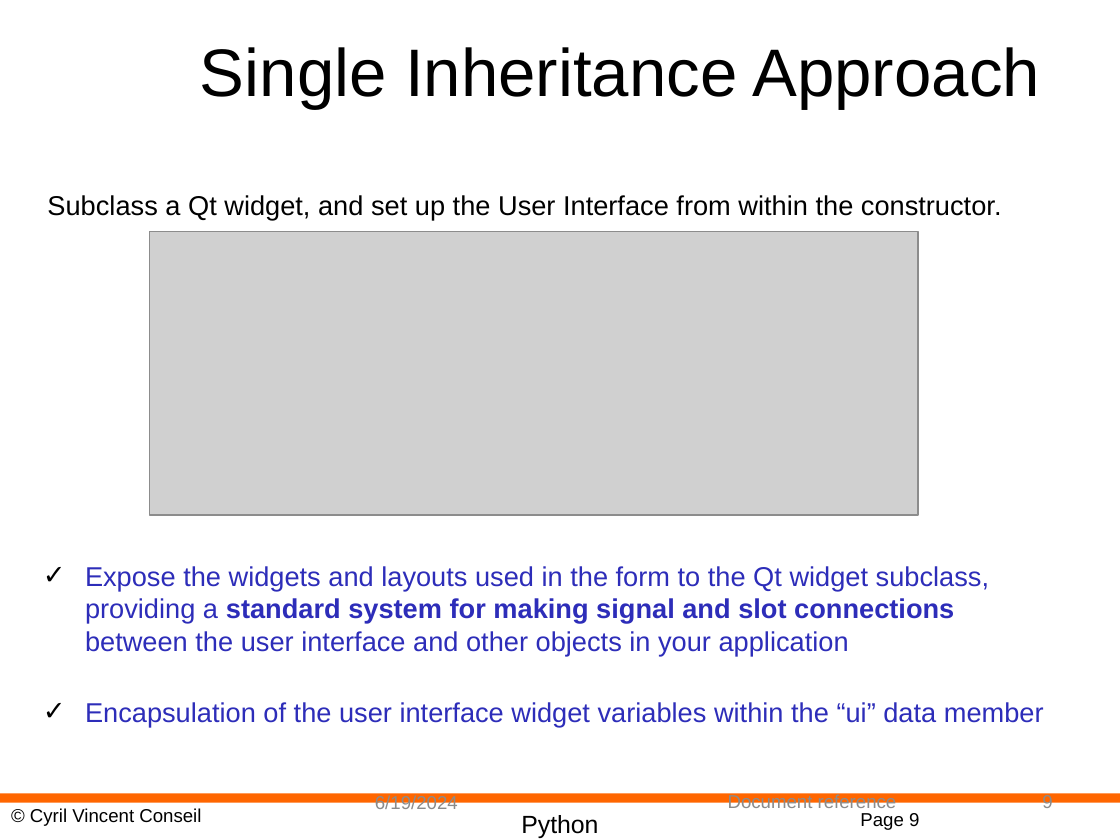
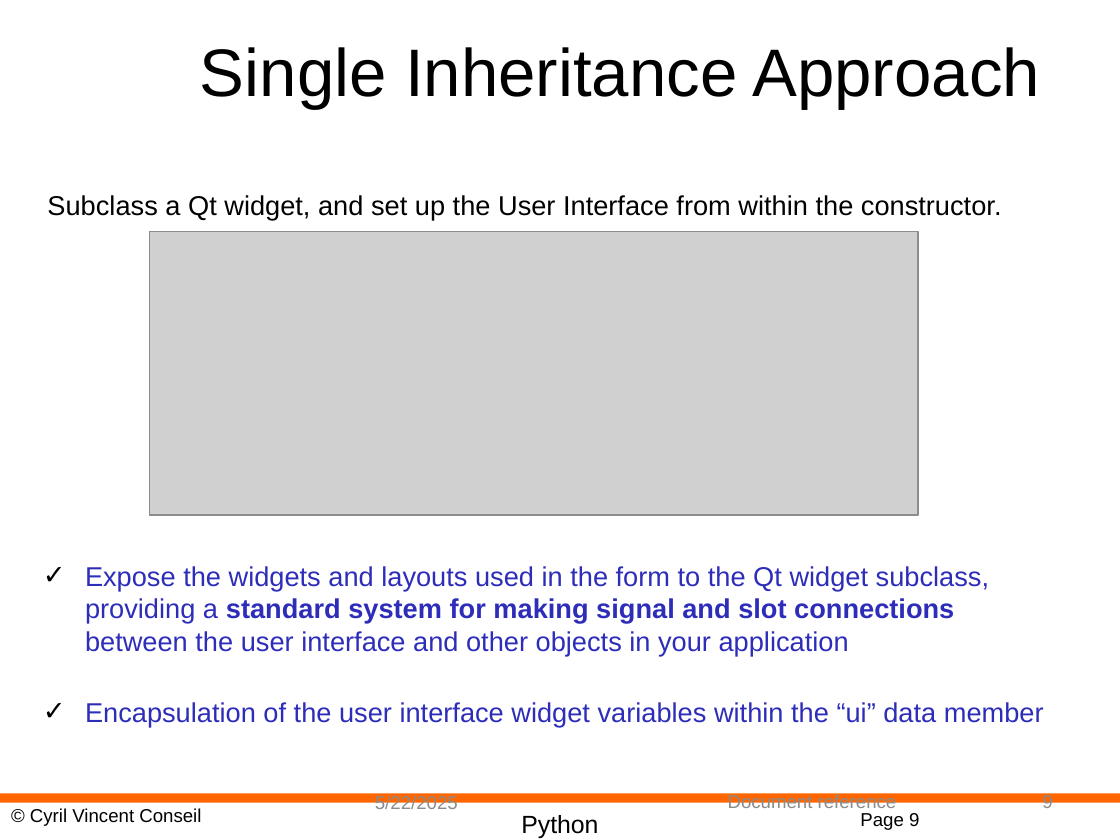
Before and after one commit to cyrilvincent/python, a slide deck: slide 9 of ppt/PyQt05-QtDesigner.pptx. Drawn at 1120x840 pixels with LibreOffice and Linux fonts; fonts in the diff are those of the drawing; grey boxes stand for pictures; background and template pictures are left out. Boxes give left, top, right and bottom in pixels: in the first picture for what was removed or moved away, otherwise in the second. Text is boxed around its words. In the diff, an @@ line names an element or a change of style, - is before the commit and + after.

```diff
--- a/ppt/PyQt05-QtDesigner.pptx
+++ b/ppt/PyQt05-QtDesigner.pptx
@@ text at box(375, 794, 458, 813): text changed @@
-6/19/2024
+5/22/2025
```
Also in this commit, not shown: 3 other slides changed, 4 other files.
